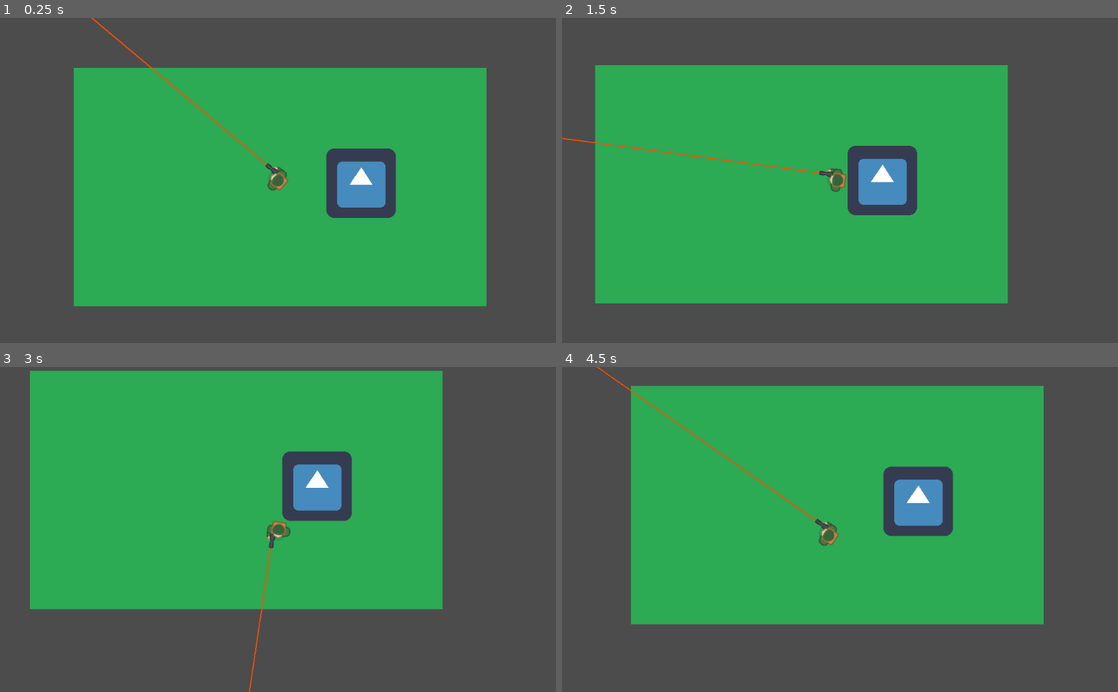
Above: before the commit, frames 1-4 (two rows, left to right).
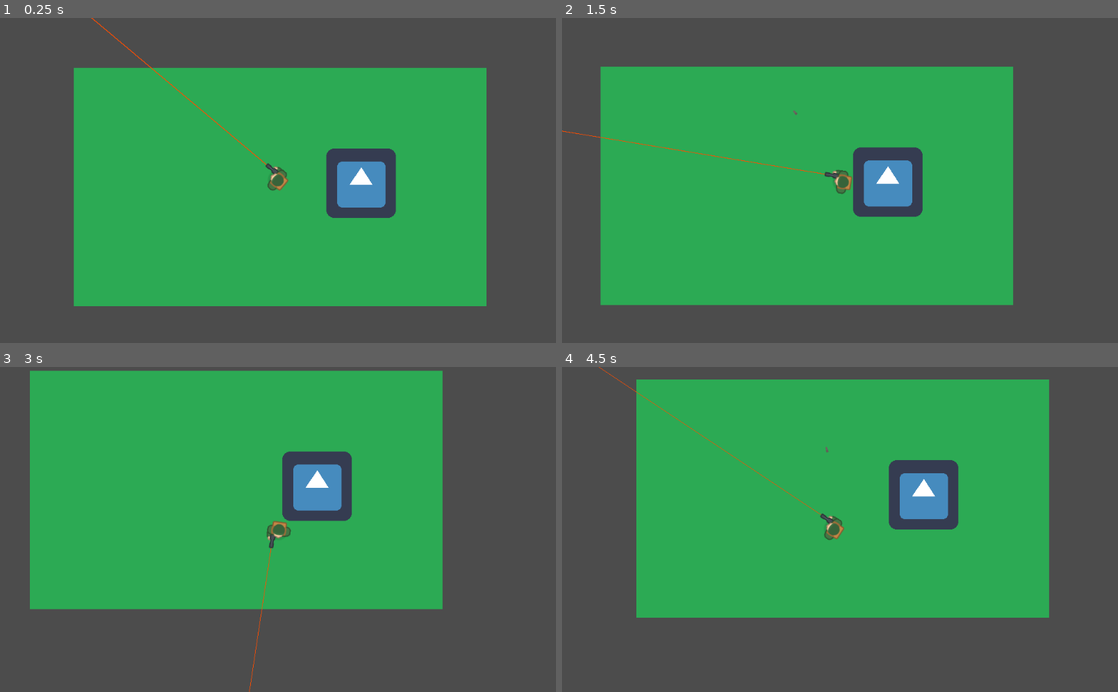
Above: after the commit, the same moments.

Repository: vickylance/godot-stealth-shooter
Game: Godot game, scene res://scenes/world/World.tscn
Two runs of this game, one before a commit and one after it. Both use one fixed random seed, a clock stepped at 60 frames per second and the inputs below. The engine's default icon, where the game draws it, is replaced by a stand-in: a white triangle on a blue panel in a dark square.
Inputs (mouse positions are in pixels of both pictures, inside the frame that each line leads up to):
- Up to frame 1 (0.25 s): no input
- Up to frame 2 (1.5 s): move the mouse to (962, 164) at 0.52 s; hold Right (move_right) 0.53-1.28 s; click (962, 164) at 0.6 s; move the mouse to (728, 196) at 1.27 s; hold Down (move_down) from 1.28 s (still down); click (728, 196) at 1.35 s
- Up to frame 3 (3 s): move the mouse to (333, 458) at 2.02 s; release Down (move_down) at 2.03 s; hold Right (move_right) 2.03-2.78 s; hold Ctrl (crouch) 2.03-2.78 s; click (333, 458) at 2.3 s; move the mouse to (250, 594) at 2.77 s; hold Up (move_up) from 2.78 s (still down); tap Shift (sprint) at 2.85 s
- Up to frame 4 (4.5 s): click (812, 594) at 3.05 s; move the mouse to (1006, 578) at 3.52 s; release Up (move_up) at 3.53 s; hold Left (move_left) from 3.53 s (still down); click (1006, 578) at 3.6 s; move the mouse to (673, 480) at 4.27 s; click (673, 480) at 4.35 s

The runs differ from the first frame. In frame 1, 0.1% of the frame differs, in the area x 16-48%, y 0-46%; in frame 2, 3.9%; in frame 3, 0.1%; in frame 4, 6.8%, in the area x 6-88%, y 0-80%.

Commit message:
added bullets shooting mechanic

Diff:
--- a/project.godot
+++ b/project.godot
@@ -80,6 +80,12 @@
 2d_physics/layer_3="enemies"
 2d_physics/layer_4="bullets"
 
+[physics]
+
+2d/default_gravity=0
+2d/default_linear_damp=0.0
+2d/default_angular_damp=0.0
+
 [rendering]
 
 quality/2d/use_pixel_snap=true
--- a/scenes/bullet/Bullet.gd
+++ b/scenes/bullet/Bullet.gd
@@ -2,17 +2,17 @@
 
 export var max_distance := 0.0
 export var lifetime := 0.0
-export var speed := 300
+export var speed := 1000
 export var damage := 300
 
 var velocity := Vector2.ZERO
 var startPos := Vector2.ZERO
 
-func start(_position: Vector2, _direction: Vector2) -> void:
+func start(_position: Vector2, _direction: float) -> void:
 	self.position = _position
-	self.rotation = _direction.angle()
+	self.rotation = _direction + PI/2
 	$Lifetime.wait_time = lifetime
-	velocity = _direction * speed
+	velocity = Vector2(speed, 0).rotated(_direction)
 
 func _ready():
 	startPos = get_global_position()
@@ -20,8 +20,13 @@
 func _physics_process(delta: float) -> void:
 	var currentPos: Vector2 = get_global_position()
 	var distance: float = (currentPos - startPos).length()
+	position += velocity * delta
 
 	# destroy bullet if max distance is set and reached
 	if(max_distance > 0):
 		if(distance >= max_distance):
 			queue_free()
+
+
+func _on_Lifetime_timeout():
+	pass # Replace with function body.
--- a/scenes/bullet/Bullet.tscn
+++ b/scenes/bullet/Bullet.tscn
@@ -3,18 +3,21 @@
 [ext_resource path="res://sprites/bullets/bulletDark1.png" type="Texture" id=1]
 [ext_resource path="res://scenes/bullet/Bullet.gd" type="Script" id=2]
 
-[sub_resource type="CircleShape2D" id=1]
-radius = 1.0
+[sub_resource type="CapsuleShape2D" id=1]
+radius = 2.0
+height = 6.0
 
 [node name="Bullet" type="Area2D"]
+rotation = 1.5708
 script = ExtResource( 2 )
 
 [node name="Sprite" type="Sprite" parent="."]
 position = Vector2( 0, 1 )
-scale = Vector2( 0.4, 0.4 )
 texture = ExtResource( 1 )
 
 [node name="Shape" type="CollisionShape2D" parent="."]
+position = Vector2( 0, 1 )
 shape = SubResource( 1 )
 
 [node name="Lifetime" type="Timer" parent="."]
+[connection signal="timeout" from="Lifetime" to="." method="_on_Lifetime_timeout"]
--- a/scenes/player/Player.gd
+++ b/scenes/player/Player.gd
@@ -11,7 +11,7 @@
 export var ROTATION_SPEED := 10
 
 export var HEALTH := 100
-# export var bullet_scene: PackedScene
+export var bullet_scene: PackedScene
 
 var bullet_speed = 400
 var velocity := Vector2.ZERO
@@ -52,8 +52,9 @@
 func shoot(_delta: float) -> void:
 	# shoot
 	if Input.is_action_just_pressed("attack"):
-#		var bullet = bullet_scene.instance()
-#		bullet.set_global_position($GunNozzle.get_global_position())
-#		get_parent().add_child(bullet)
+		var bullet = bullet_scene.instance()
+		bullet.set_global_position($GunSight.get_global_position())
+		get_parent().add_child(bullet)
+		bullet.start($GunSight.global_position, rotation)
 #		bullet.set_linear_velocity(Vector2(sin(rotation) * bullet_speed, cos(rotation) * bullet_speed))
-		emit_signal("shoot")
+#		emit_signal("shoot")
--- a/scenes/player/Player.tscn
+++ b/scenes/player/Player.tscn
@@ -41,12 +41,11 @@
 position = Vector2( 34, 9 )
 enabled = true
 cast_to = Vector2( 1000, 0 )
-collide_with_areas = true
 script = ExtResource( 6 )
 
 [node name="LaserDot" type="Line2D" parent="GunSight"]
 points = PoolVector2Array( 0, 0, 50, 0 )
-width = 2.0
+width = 1.0
 default_color = Color( 1, 0.305882, 0, 1 )
 joint_mode = 2
 begin_cap_mode = 2
--- a/scenes/world/World.tscn
+++ b/scenes/world/World.tscn
@@ -1,7 +1,8 @@
-[gd_scene load_steps=3 format=2]
+[gd_scene load_steps=4 format=2]
 
 [ext_resource path="res://scenes/player/Player.tscn" type="PackedScene" id=1]
 [ext_resource path="res://scenes/wall/Wall.tscn" type="PackedScene" id=2]
+[ext_resource path="res://scenes/bullet/Bullet.tscn" type="PackedScene" id=3]
 
 [node name="World" type="Node2D"]
 
@@ -17,6 +18,7 @@
 
 [node name="Player" parent="." instance=ExtResource( 1 )]
 position = Vector2( 560, 344 )
+bullet_scene = ExtResource( 3 )
 
 [node name="Wall" parent="." instance=ExtResource( 2 )]
 position = Vector2( 713, 349 )
